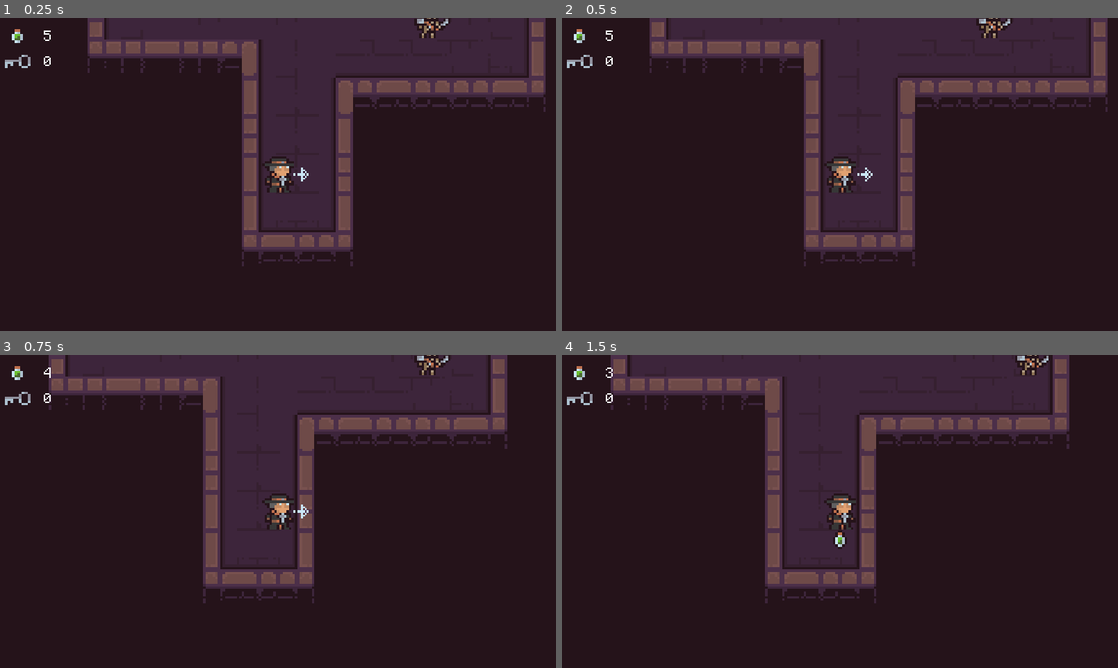
Above: before the commit, frames 1-4 (two rows, left to right).
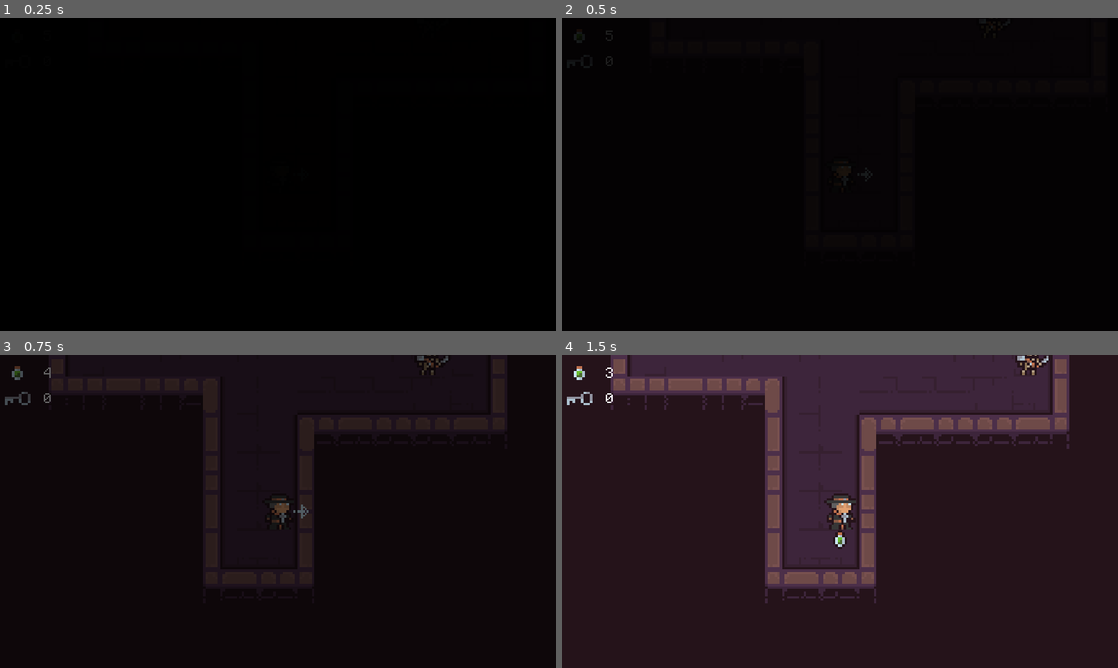
Above: after the commit, the same moments.

Repository: jmedina21/Pirate-Software-Jam-Jun-2024
Game: Godot game, scene res://Scenes/level 1.tscn
Two runs of this game, one before a commit and one after it. Both use one fixed random seed, a clock stepped at 60 frames per second and the inputs below. This scene is started directly instead of the project's main scene. Sound files missing from this copy of the repository are replaced by a short silence.
Inputs:
- Up to frame 1 (0.25 s): no input
- Up to frame 2 (0.5 s): no input
- Up to frame 3 (0.75 s): hold D (right) from 0.53 s (still down); tap Space (action) at 0.6 s
- Up to frame 4 (1.5 s): release D (right) at 1.28 s; hold S (down) from 1.28 s (still down); tap Space (action) at 1.35 s

The runs differ from the first frame. In frame 1, 100% of the frame differs, in the area x 0-100%, y 0-100%; in frame 2, 100%; in frame 3, 27%; in frame 4, nothing differs.

Commit message:
add fade in on new_levels

Diff:
--- a/Scenes/hatch.tscn
+++ b/Scenes/hatch.tscn
@@ -44,7 +44,7 @@
 tracks/0/interp = 1
 tracks/0/loop_wrap = true
 tracks/0/keys = {
-"times": PackedFloat32Array(0.1, 0.5),
+"times": PackedFloat32Array(0, 0.6),
 "transitions": PackedFloat32Array(1, 1),
 "update": 0,
 "values": [Color(1, 1, 1, 0), Color(1, 1, 1, 1)]
--- a/Scenes/kill_zone.tscn
+++ b/Scenes/kill_zone.tscn
@@ -81,9 +81,37 @@
 "values": [false]
 }
 
+[sub_resource type="Animation" id="Animation_x34mi"]
+resource_name = "fade_in"
+tracks/0/type = "value"
+tracks/0/imported = false
+tracks/0/enabled = true
+tracks/0/path = NodePath("CanvasLayer/ColorRect:self_modulate")
+tracks/0/interp = 1
+tracks/0/loop_wrap = true
+tracks/0/keys = {
+"times": PackedFloat32Array(0, 1),
+"transitions": PackedFloat32Array(1, 1),
+"update": 0,
+"values": [Color(0, 0, 0, 1), Color(0, 0, 0, 0)]
+}
+tracks/1/type = "value"
+tracks/1/imported = false
+tracks/1/enabled = true
+tracks/1/path = NodePath("CanvasLayer/ColorRect:visible")
+tracks/1/interp = 1
+tracks/1/loop_wrap = true
+tracks/1/keys = {
+"times": PackedFloat32Array(0.9, 1),
+"transitions": PackedFloat32Array(1, 1),
+"update": 1,
+"values": [true, false]
+}
+
 [sub_resource type="AnimationLibrary" id="AnimationLibrary_jayau"]
 _data = {
 "RESET": SubResource("Animation_sruyc"),
+"fade_in": SubResource("Animation_x34mi"),
 "fade_out": SubResource("Animation_e8w6u")
 }
 
--- a/Scripts/kill_zone.gd
+++ b/Scripts/kill_zone.gd
@@ -5,7 +5,8 @@
 @onready var color_rect = $CanvasLayer/ColorRect
 
 func _ready():
-	color_rect.visible = false
+	#color_rect.visible = false
+	animation_player.play("fade_in")
 
 func _on_body_entered(body):
 	if body.name == "Player":
@@ -14,9 +15,7 @@
 		body.is_dead = true
 		print('player dies')
 
-#func _on_audio_stream_player_2d_finished():
-		#get_tree().reload_current_scene()
-
-
 func _on_animation_player_animation_finished(anim_name):
+	if anim_name == 'fade_in':
+		return
 	get_tree().reload_current_scene()
Not shown: 1 places in Scenes/kill_zone.tscn that only renumber resources
